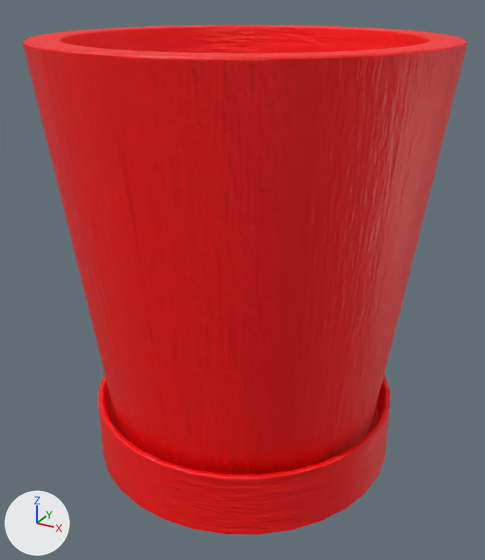
One commit to the FBX model ZTGKEngine/res/models/zagadka_kwiaty/donica_czerwona.fbx: the scene before it, then after it.
Both versions are drawn from a 50 mm camera at (-4.929, 10.056, 2.018) aimed at (-6.052, 12.099, 0.997). The lights are fixed; the arrows at lower left show +X, +Y and +Z. Where no turn or scale is listed for an object, it has been applied to the vertices.

The older version as bpy lines, for what is in view:
```python
me_cylinder_008 = bpy.data.meshes.new('Cylinder.008')
me_cylinder_008.from_pydata(...)  # 866 vertices, 864 faces; spans x -0.7..0.7, y -0.7..0.7, z -0.91..0.7
me_cylinder_008.materials.append(mat_czerw)
ob_donica_005 = bpy.data.objects.new('donica.005', me_cylinder_008)
ob_donica_005.location = (-6.058, 12.124, 1.159)
```
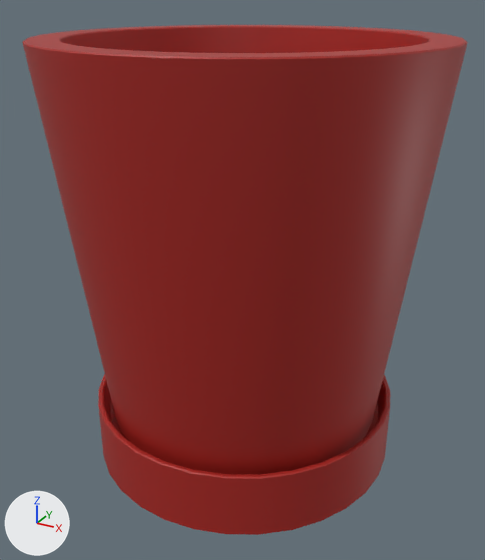
The newer file is also turned or shifted as a whole; pictures and numbers use the older file's frame.

Where the change shows, as pixel boxes (x1, y1, x2, y2) in the pictures (485 x 560 px):
'donica.005', recoloured: (22, 25, 467, 535) in both

What the commit changed:
Picture 'paski_doniczkowe_czerwone_Metallic.png' (img_paski_doniczkowe_czerwone_metallic_png) is new.
Picture 'paski_doniczkowe_czerwone_Base_color.png' (img_paski_doniczkowe_czerwone_base_color_png) is new.
Picture 'paski_doniczkowe_czerwone_Normal.png' (img_paski_doniczkowe_czerwone_normal_png) is new.
Material 'paski_doniczkowe_czerwone' (mat_paski_doniczkowe_czerwone) is new.
Uses the picture img_paski_doniczkowe_czerwone_base_color_png.
Uses the picture img_paski_doniczkowe_czerwone_metallic_png.
Uses the picture img_paski_doniczkowe_czerwone_normal_png.
me_cylinder_008 has 866 vertices, 864 faces and spans x -0.7..0.7, y -0.7..0.7, z -0.91..0.7.
me_cylinder_008 no longer uses material mat_czerw.
me_cylinder_008 now uses material mat_paski_doniczkowe_czerwone.
